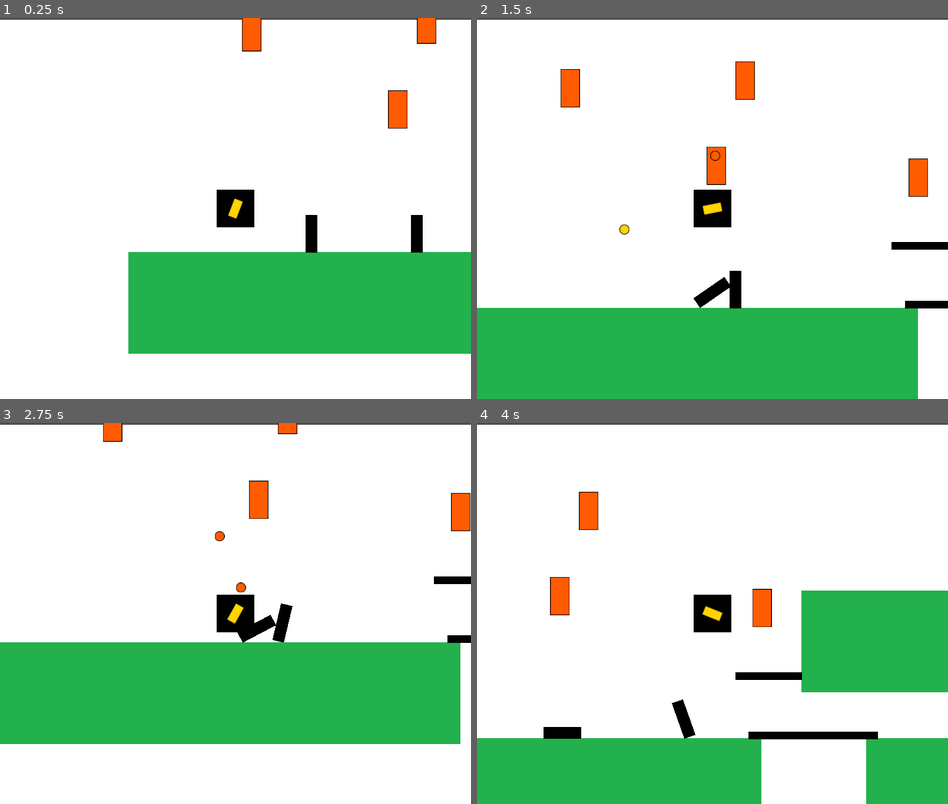
Above: before the commit, frames 1-4 (two rows, left to right).
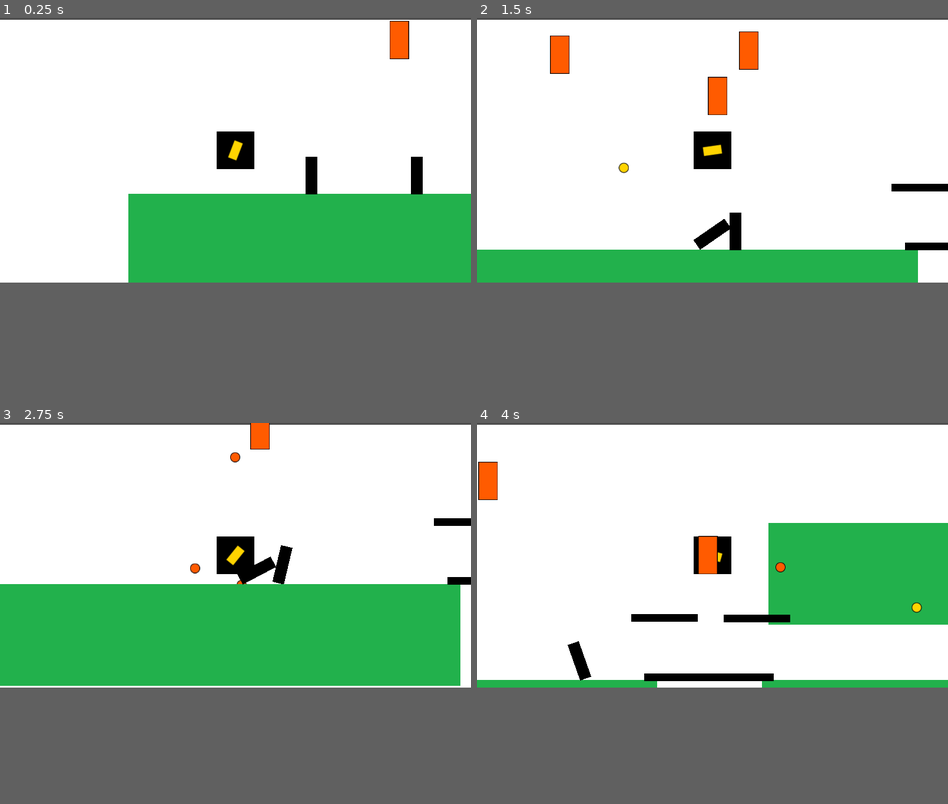
Above: after the commit, the same moments.

Repository: Atarox228/entregas-ipv-galvez-monge-lautaro
Game: Godot game, scene res://Main.tscn
Same seed, same stepped clock (60 frames per second), same inputs: the game is played once before the commit and once after it.
Inputs (mouse positions are in pixels of both pictures, inside the frame that each line leads up to):
- Up to frame 1 (0.25 s): no input
- Up to frame 2 (1.5 s): move the mouse to (816, 189) at 0.52 s; hold D (move_right) 0.53-1.28 s; click (816, 189) at 0.6 s; tap W (jump) at 0.77 s; move the mouse to (618, 227) at 1.27 s; hold A (move_left) from 1.28 s (still down); click (618, 227) at 1.35 s
- Up to frame 3 (2.75 s): tap W (jump) at 1.52 s; move the mouse to (282, 529) at 2.02 s; release A (move_left) at 2.03 s; hold D (move_right) from 2.03 s (still down); click (282, 529) at 2.1 s
- Up to frame 4 (4 s): move the mouse to (688, 689) at 2.77 s; click (688, 689) at 2.85 s; tap W (jump) at 3.02, 3.77 s; move the mouse to (853, 670) at 3.52 s; release D (move_right) at 3.53 s; hold A (move_left) from 3.53 s (still down); click (853, 670) at 3.6 s
In our replay, the window is 800x648 before the commit and 800x450 after it. These sizes can differ from the game's own. Grey fills any space a smaller window leaves; there, only what the larger window draws over its background counts as a difference.

The runs differ from the first frame. In frame 1, 28% of the frame differs, in the area x 27-100%, y 0-89%; in frame 2, 21%; in frame 3, 33%, in the area x 0-100%, y 0-85%; in frame 4, 32%.

Commit message:
Cambios en viewport y comentarios informativos agregados

Diff:
--- a/entrega-3-galvez-monge-lautaro/Main.tscn
+++ b/entrega-3-galvez-monge-lautaro/Main.tscn
@@ -8,15 +8,13 @@
 [ext_resource type="PackedScene" uid="uid://dc6gndk5scvsf" path="res://entities/world/floor.tscn" id="6_3dxm6"]
 [ext_resource type="PackedScene" uid="uid://ey3uhyy5sdv2" path="res://entities/world/objeto.tscn" id="7_trn2v"]
 [ext_resource type="Texture2D" uid="uid://j14wrxanwhni" path="res://assets/textures/player.png" id="8_03owx"]
+[ext_resource type="PackedScene" uid="uid://tdeeap3ri43h" path="res://muro_vertical.tscn" id="9_03owx"]
 
 [sub_resource type="RectangleShape2D" id="RectangleShape2D_03owx"]
-size = Vector2(869.5, 377)
+size = Vector2(939, 202)
 
 [sub_resource type="RectangleShape2D" id="RectangleShape2D_wkp8b"]
 size = Vector2(221, 12)
-
-[sub_resource type="RectangleShape2D" id="RectangleShape2D_trn2v"]
-size = Vector2(112, 13)
 
 [node name="Main" type="Node"]
 script = ExtResource("3")
@@ -50,7 +48,7 @@
 metadata/_edit_group_ = true
 
 [node name="CollisionShape2D" type="CollisionShape2D" parent="TurretsSpawner/SpawnArea"]
-position = Vector2(3.25, 0)
+position = Vector2(-27.5, 65)
 shape = SubResource("RectangleShape2D_03owx")
 
 [node name="Piso" parent="." instance=ExtResource("6_3dxm6")]
@@ -60,7 +58,7 @@
 position = Vector2(1377, 562)
 
 [node name="Piso3" parent="." instance=ExtResource("6_3dxm6")]
-position = Vector2(1267, 311)
+position = Vector2(1388, 295)
 
 [node name="Muro" parent="." instance=ExtResource("7_trn2v")]
 position = Vector2(489, 444)
@@ -81,17 +79,14 @@
 position = Vector2(0.5, 0)
 shape = SubResource("RectangleShape2D_wkp8b")
 
-[node name="Puente2" type="StaticBody2D" parent="."]
+[node name="Puente2" parent="." instance=ExtResource("9_03owx")]
 position = Vector2(811, 370)
-metadata/_edit_group_ = true
 
-[node name="Sprite2D" type="Sprite2D" parent="Puente2"]
-scale = Vector2(1.76563, 0.203125)
-texture = ExtResource("8_03owx")
-
-[node name="CollisionShape2D" type="CollisionShape2D" parent="Puente2"]
-position = Vector2(0, -0.5)
-shape = SubResource("RectangleShape2D_trn2v")
+[node name="Puente3" parent="." instance=ExtResource("9_03owx")]
+position = Vector2(968, 371)
 
 [node name="Turret" parent="." instance=ExtResource("4")]
-position = Vector2(800, 254)
+position = Vector2(885, 263)
+
+[node name="Turret2" parent="." instance=ExtResource("4")]
+position = Vector2(1827, 433)
--- a/entrega-3-galvez-monge-lautaro/entities/Projectile.gd
+++ b/entrega-3-galvez-monge-lautaro/entities/Projectile.gd
@@ -8,7 +8,7 @@
 
 func _ready():
 	if lifetime_timer:
-		lifetime_timer.connect("timeout", Callable(self, "_on_lifetime_timer_timeout"))
+		lifetime_timer.timeout.connect( Callable(self, "_on_lifetime_timer_timeout"))
 
 
 func initialize(spawn_position: Vector2, direction: Vector2):
@@ -20,10 +20,12 @@
 
 func _physics_process(delta):
 	position += direction * VELOCITY * delta
-	# Si está fuera de la pantalla
-	var visible_rect:Rect2 = get_viewport().get_visible_rect()
-	if !visible_rect.has_point(global_position):
-		_remove()
+	# para que los proyectiles funcionen siempre dentro de la vista del jugador
+	var cam = get_viewport().get_camera_2d()
+	if cam:
+		var visible_rect = Rect2(
+		cam.get_screen_center_position() - get_viewport().get_visible_rect().size / 2,
+		get_viewport().get_visible_rect().size)
 
 # Si supero una cantidad de tiempo de vida
 func _on_lifetime_timer_timeout():
--- a/entrega-3-galvez-monge-lautaro/entities/enemies/Turret.gd
+++ b/entrega-3-galvez-monge-lautaro/entities/enemies/Turret.gd
@@ -9,6 +9,7 @@
 
 var target: Node2D
 var projectile_container: Node
+#torreta funciona con mask, player en mask 2 y todo lo demas en 1
 
 #inicializador base para probar torretas manualmente
 func _ready():
@@ -22,17 +23,17 @@
 	global_position = turret_pos
 	self.projectile_container = projectile_container
 
-# Detecta entrada del jugador
+
 func _on_detection_area_body_entered(body: Node2D) -> void:
 	if target == null and body.name == "Player":
 		target = body
-		fire_timer.start()  # empieza a disparar periódicamente
+		fire_timer.start()
 
-# Detecta salida del jugador
+
 func _on_detection_area_body_exited(body: Node2D) -> void:
 	if body == target:
 		target = null
-		fire_timer.stop()  # deja de disparar
+		fire_timer.stop()
 
 # Función de disparo controlada por Timer
 func _try_shot():
--- a/entrega-3-galvez-monge-lautaro/entities/enemies/TurretsSpawner.gd
+++ b/entrega-3-galvez-monge-lautaro/entities/enemies/TurretsSpawner.gd
@@ -3,6 +3,7 @@
 @export var turret_scene: PackedScene
 @export var number_of_turrets: int
 
+#No descubri como evitar que spawneen fuera de objetos solidos
 func initialize():
 	# Obtener los datos del área
 	var spawn_area_node = $SpawnArea
@@ -19,6 +20,6 @@
 			randf_range(area_position.y - collision_shape.extents.y, area_position.y + collision_shape.extents.y)
 		)
 
-		# Aquí iría la comprobación de colisiones antes de instanciar
+
 		add_child(turret_instance)
 		turret_instance.initialize(turret_pos, self)
--- a/entrega-3-galvez-monge-lautaro/entities/player/Player.gd
+++ b/entrega-3-galvez-monge-lautaro/entities/player/Player.gd
@@ -19,7 +19,7 @@
 func _physics_process(delta):
 	_rotation_cannon()
 	_fire_cannon()
-	_movement(delta)
+	_movement()
 	velocity.y += GRAVITY
 
 func _rotation_cannon():
@@ -33,7 +33,7 @@
 			cannon.projectile_container = projectile_container
 		cannon.fire()
 
-func _movement(delta):
+func _movement():
 	# Player movement
 	var h_movement_direction: int = int(
 		Input.is_action_pressed("move_right")) - int(Input.is_action_pressed("move_left")
@@ -61,4 +61,5 @@
 		if c.get_collider() is RigidBody2D:
 			var body := c.get_collider() as RigidBody2D
 			var contact_point = c.get_position() - body.global_position
+			#fuerza por velocidad, se tiene gran aceleracion al iniciar
 			body.apply_impulse(-c.get_normal() * velocity.length() * 0.5, contact_point)
--- /dev/null
+++ b/entrega-3-galvez-monge-lautaro/muro_vertical.tscn
@@ -0,0 +1,17 @@
+[gd_scene load_steps=3 format=3 uid="uid://tdeeap3ri43h"]
+
+[ext_resource type="Texture2D" uid="uid://j14wrxanwhni" path="res://assets/textures/player.png" id="1_cmv3o"]
+
+[sub_resource type="RectangleShape2D" id="RectangleShape2D_trn2v"]
+size = Vector2(112, 13)
+
+[node name="Puente2" type="StaticBody2D"]
+metadata/_edit_group_ = true
+
+[node name="Sprite2D" type="Sprite2D" parent="."]
+scale = Vector2(1.76563, 0.203125)
+texture = ExtResource("1_cmv3o")
+
+[node name="CollisionShape2D" type="CollisionShape2D" parent="."]
+position = Vector2(0, -0.5)
+shape = SubResource("RectangleShape2D_trn2v")
--- a/entrega-3-galvez-monge-lautaro/project.godot
+++ b/entrega-3-galvez-monge-lautaro/project.godot
@@ -17,7 +17,6 @@
 
 [display]
 
-window/size/viewport_width=800
 window/stretch/mode="2d"
 
 [input]
Not shown, added: entrega-3-galvez-monge-lautaro/export_presets.cfg
